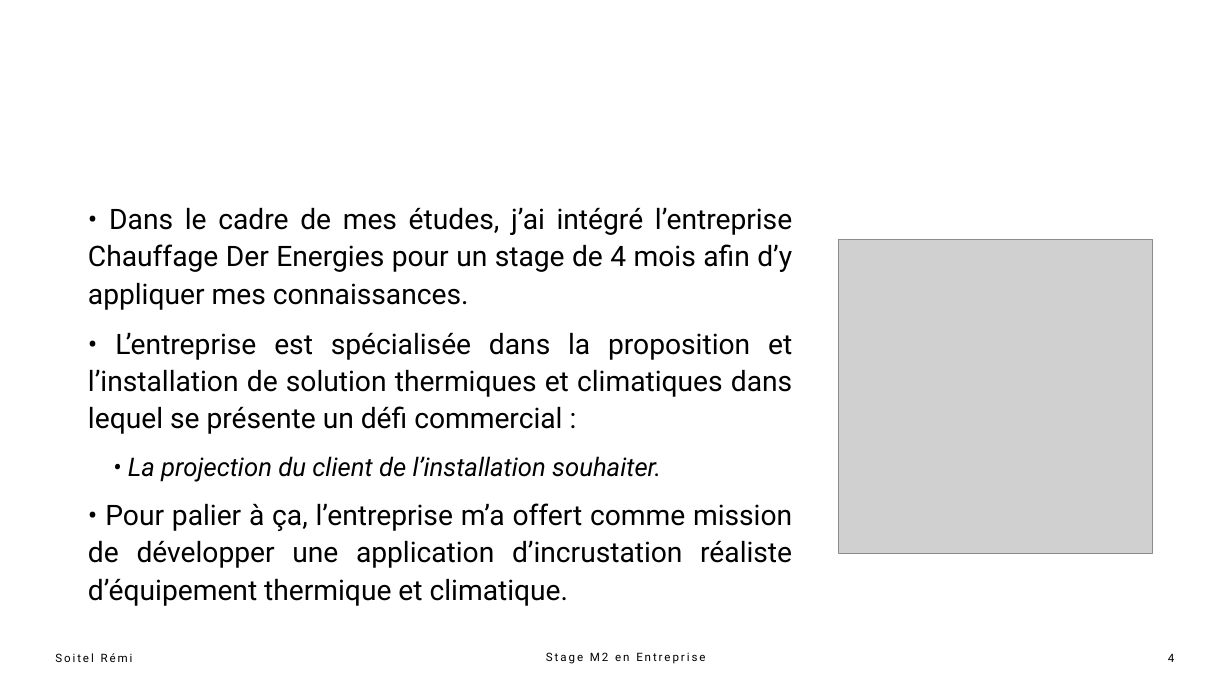
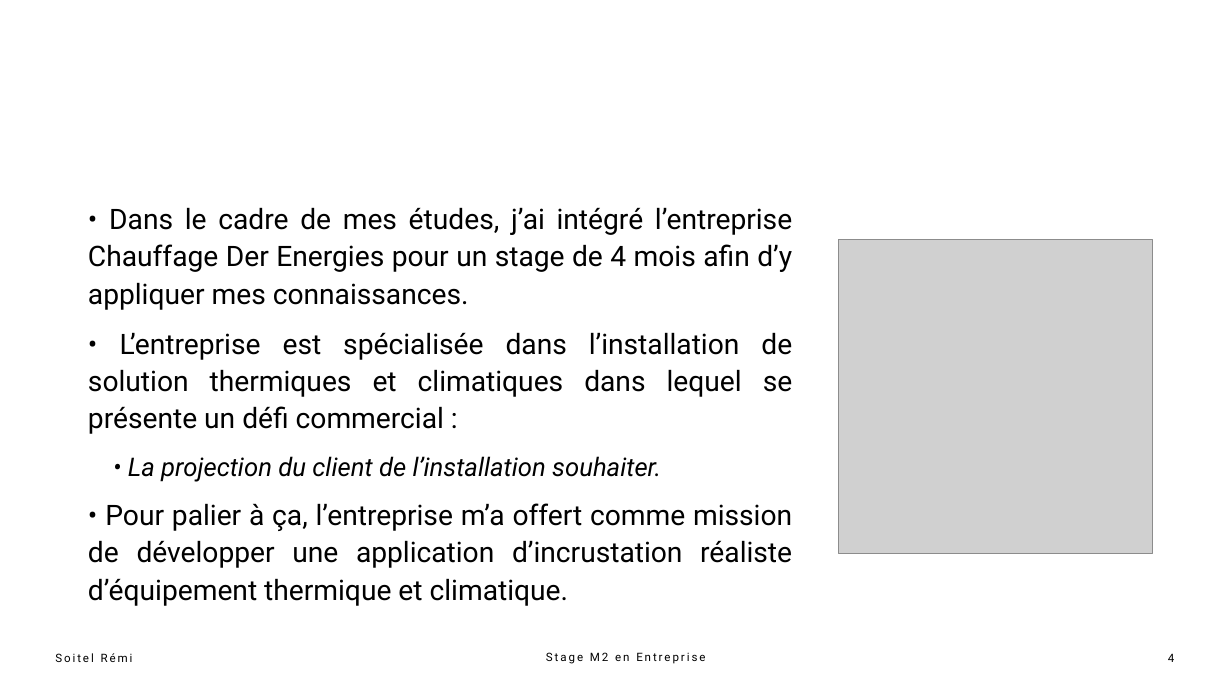
Before and after one commit to UnderBattle/projet_stage_m2, a slide deck: slide 4 of presentation_stage_m2_soitel_remi.pptx. Drawn at 1232x693 pixels with LibreOffice and Linux fonts; fonts in the diff are those of the drawing; grey boxes stand for pictures. Boxes give left, top, right and bottom in pixels: in the first picture for what was removed or moved away, otherwise in the second. Text is boxed around its words. In the diff, an @@ line names an element or a change of style, - is before the commit and + after.

```diff
--- a/presentation_stage_m2_soitel_remi.pptx
+++ b/presentation_stage_m2_soitel_remi.pptx
@@ text at (x1=88, y1=332, x2=792, y2=434): text changed @@
-2. • L’entreprise est spécialisée dans la proposition et l’installation de solution thermiques et climatiques dans lequel se présente un défi commercial :
+2. • L’entreprise est spécialisée dans l’installation de solution thermiques et climatiques dans lequel se présente un défi commercial :
```
Also in this commit, not shown: 4 other slides changed, 6 other files.
